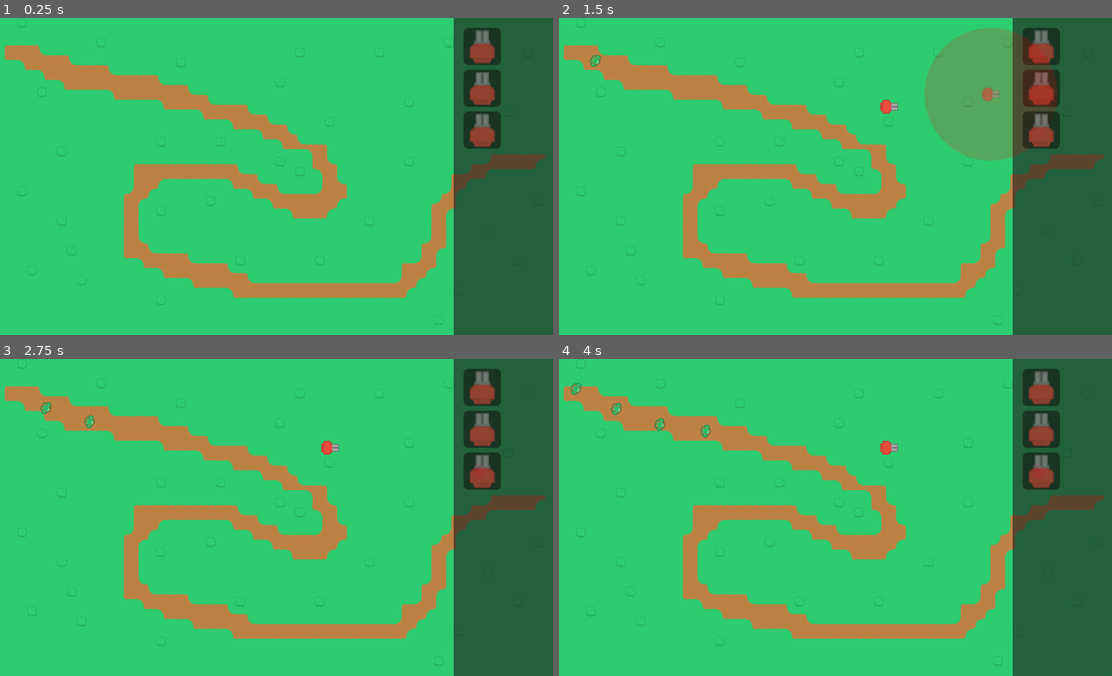
Above: before the commit, frames 1-4 (two rows, left to right).
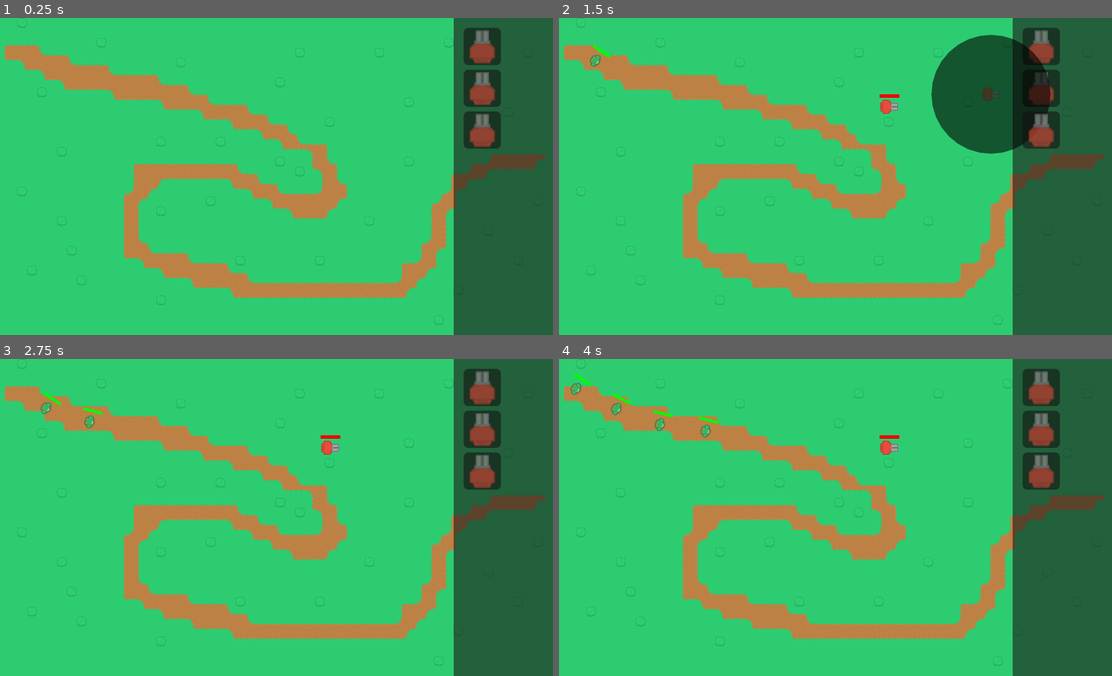
Above: after the commit, the same moments.

Repository: CodingQuests/TD-Project-Reference
Game: Godot game, scene res://main.tscn
Two runs of this game, one before a commit and one after it. Both use one fixed random seed, a clock stepped at 60 frames per second and the inputs below.
Inputs (mouse positions are in pixels of both pictures, inside the frame that each line leads up to):
- Up to frame 1 (0.25 s): no input
- Up to frame 2 (1.5 s): tap Enter at 0.5 s; drag from (1040, 46) to (890, 106) at 0.52 s; drag from (1040, 87) to (890, 106) at 1.27 s
- Up to frame 3 (2.75 s): move the mouse to (481, 469) at 2.02 s; click (481, 469) at 2.17 s
- Up to frame 4 (4 s): drag from (807, 580) to (890, 447) at 2.77 s; move the mouse to (1001, 565) at 3.52 s; click (1001, 565) at 3.67 s

The runs differ from the first frame. In frame 2, 7.6% of the frame differs, in the area x 6-91%, y 3-46%; in frame 3, 0.1%; in frame 4, 0.2%.

Commit message:
01-03 stream

Diff:
--- a/Mobs/solider_a.tscn
+++ b/Mobs/solider_a.tscn
@@ -1,9 +1,26 @@
-[gd_scene load_steps=4 format=3 uid="uid://jn2rceiqhdmc"]
+[gd_scene load_steps=7 format=3 uid="uid://jn2rceiqhdmc"]
 
 [ext_resource type="Script" path="res://Mobs/solider.gd" id="1_0wax5"]
 [ext_resource type="Texture2D" uid="uid://dbfspariweuj2" path="res://tower-defense-top-down/PNG/Default size/towerDefense_tile245.png" id="1_t12l6"]
 
 [sub_resource type="CircleShape2D" id="CircleShape2D_2nkuh"]
+
+[sub_resource type="StyleBoxFlat" id="StyleBoxFlat_5ihlb"]
+bg_color = Color(0.937255, 0, 0.00784314, 1)
+
+[sub_resource type="StyleBoxFlat" id="StyleBoxFlat_0yujj"]
+bg_color = Color(0, 1, 0, 1)
+
+[sub_resource type="GDScript" id="GDScript_lq2ab"]
+script/source = "extends ProgressBar
+
+
+func _ready():
+	self.max_value = get_parent().Health
+
+func _process(delta):
+	self.value = get_parent().Health
+"
 
 [node name="Solider A" type="CharacterBody2D"]
 scale = Vector2(3, 3)
@@ -15,3 +32,15 @@
 
 [node name="CollisionShape2D" type="CollisionShape2D" parent="."]
 shape = SubResource("CircleShape2D_2nkuh")
+
+[node name="ProgressBar" type="ProgressBar" parent="."]
+offset_left = -21.0
+offset_top = -27.0
+offset_right = 22.0
+offset_bottom = -21.0
+theme_override_styles/background = SubResource("StyleBoxFlat_5ihlb")
+theme_override_styles/fill = SubResource("StyleBoxFlat_0yujj")
+max_value = 10.0
+value = 10.0
+show_percentage = false
+script = SubResource("GDScript_lq2ab")
--- a/Stage 1.tscn
+++ b/Stage 1.tscn
@@ -2,18 +2,18 @@
 
 [ext_resource type="PackedScene" uid="uid://jn2rceiqhdmc" path="res://Mobs/solider_a.tscn" id="2_n3pc2"]
 
-[sub_resource type="Curve2D" id="Curve2D_3hul8"]
+[sub_resource type="Curve2D" id="Curve2D_gtb51"]
 _data = {
 "points": PackedVector2Array(0, 0, 0, 0, 128, 192, 0, 0, 0, 0, 320, 320, 0, 0, 0, 0, 384, 320, 0, 0, 0, 0, 512, 384, 0, …(1028 unchanged characters)…
 }
 point_count = 48
 
 [node name="Path2D" type="Path2D"]
-curve = SubResource("Curve2D_3hul8")
+curve = SubResource("Curve2D_gtb51")
 
 [node name="PathSpawner" type="PathFollow2D" parent="."]
 position = Vector2(128, 192)
-rotation = 0.587995
+rotation = 0.588003
 loop = false
 
 [node name="Solider A" parent="PathSpawner" instance=ExtResource("2_n3pc2")]
--- a/Towers/RedBullet.gd
+++ b/Towers/RedBullet.gd
@@ -6,12 +6,29 @@
 var currTargets = []
 var curr
 
+var reload = 0
+var range = 400
+
+@onready var timer = get_node("Upgrade/ProgressBar/Timer")
+var startShooting = false
 func _process(delta):
+	get_node("Upgrade/ProgressBar").global_position = self.position + Vector2(-64,-81)
 	if is_instance_valid(curr):
 		self.look_at(curr.global_position)
+		if timer.is_stopped():
+			timer.start()
 	else:
 		for i in get_node("BulletContainer").get_child_count():
 			get_node("BulletContainer").get_child(i).queue_free()
+	update_powers()
+func Shoot():
+
+	var tempBullet = Bullet.instantiate()
+	tempBullet.pathName = pathName
+	tempBullet.bulletDamage = bulletDamage
+	get_node("BulletContainer").add_child(tempBullet)
+	tempBullet.global_position = $Aim.global_position
+
 
 func _on_tower_body_entered(body):
 	if "Solider A" in body.name:
@@ -32,13 +49,51 @@
 		curr = currTarget
 		pathName = currTarget.get_parent().name
 
-		var tempBullet = Bullet.instantiate()
-		tempBullet.pathName = pathName
-		tempBullet.bulletDamage = bulletDamage
-		get_node("BulletContainer").add_child(tempBullet)
-		tempBullet.global_position = $Aim.global_position
-
-		#await get_tree().create_timer(1).timeout
-
 func _on_tower_body_exited(body):
 	currTargets = get_node("Tower").get_overlapping_bodies()
+
+
+
+
+func _on_input_event(viewport, event, shape_idx):
+	if event is InputEventMouseButton and event.button_mask == 1:
+		var towerPath = get_tree().get_root().get_node("Main/Towers")
+		for i in towerPath.get_child_count():
+			if towerPath.get_child(i).name != self.name:
+				towerPath.get_child(i).get_node("Upgrade/Upgrade").hide()
+		get_node("Upgrade/Upgrade").visible = !get_node("Upgrade/Upgrade").visible
+		get_node("Upgrade/Upgrade").global_position = self.position + Vector2(-572,81)
+
+
+func _on_range_pressed():
+	range += 30
+
+func _on_attack_speed_pressed():
+	if reload <= 2:
+
+		reload += 0.1
+	timer.wait_time = 3 - reload
+	print(reload)
+
+func _on_power_pressed():
+	bulletDamage += 1
+
+
+func _on_timer_timeout():
+	Shoot()
+
+
+func _on_range_mouse_entered():
+	get_node("Tower/CollisionShape2D").show()
+
+
+func _on_range_mouse_exited():
+	get_node("Tower/CollisionShape2D").hide()
+
+
+func update_powers():
+	get_node("Upgrade/Upgrade/HBoxContainer/Range/Label").text = str(range)
+	get_node("Upgrade/Upgrade/HBoxContainer/AttackSpeed/Label").text = str(3 - reload)
+	get_node("Upgrade/Upgrade/HBoxContainer/Power/Label").text = str(bulletDamage)
+
+	get_node("Tower/CollisionShape2D").shape.radius = range
--- a/Towers/RedBullet.tscn
+++ b/Towers/RedBullet.tscn
@@ -1,24 +1,112 @@
-[gd_scene load_steps=6 format=3 uid="uid://cxmourwhy2hg6"]
+[gd_scene load_steps=18 format=3 uid="uid://cxmourwhy2hg6"]
 
 [ext_resource type="Script" path="res://Towers/RedBullet.gd" id="1_80d8d"]
 [ext_resource type="Texture2D" uid="uid://c2mklvxtr2guy" path="res://tower-defense-top-down/PNG/Default size/towerDefense_tile250.png" id="1_s1hbh"]
-
-[sub_resource type="RectangleShape2D" id="RectangleShape2D_7q8hk"]
+[ext_resource type="Texture2D" uid="uid://c31o30053b18e" path="res://tower-defense-top-down/PNG/Default size/towerDefense_tile110.png" id="3_dij3n"]
+[ext_resource type="Texture2D" uid="uid://ddv7aga2ackrn" path="res://tower-defense-top-down/PNG/Default size/towerDefense_tile297.png" id="4_72tkk"]
+[ext_resource type="Texture2D" uid="uid://ejml0b6ac3kx" path="res://tower-defense-top-down/PNG/Default size/towerDefense_tile296.png" id="5_pjxk6"]
+
+[sub_resource type="RectangleShape2D" id="RectangleShape2D_5ib3q"]
 size = Vector2(87, 79)
 
-[sub_resource type="CircleShape2D" id="CircleShape2D_dlhbl"]
-radius = 448.0
-
-[sub_resource type="StyleBoxFlat" id="StyleBoxFlat_dqb46"]
+[sub_resource type="CircleShape2D" id="CircleShape2D_l4ifp"]
+radius = 400.0
+
+[sub_resource type="GDScript" id="GDScript_1itng"]
+script/source = "extends CollisionShape2D
+
+
+func _ready():
+	hide()
+
+
+func _draw():
+	var cen = Vector2(0,0)
+	var rad =  get_parent().get_parent().range
+	var col = Color(1,0,0)
+	draw_circle(cen, rad, col)
+"
+
+[sub_resource type="StyleBoxFlat" id="StyleBoxFlat_blh2i"]
 bg_color = Color(1, 0, 0, 1)
 corner_radius_top_left = 450
 corner_radius_top_right = 450
 corner_radius_bottom_right = 450
 corner_radius_bottom_left = 450
 
+[sub_resource type="StyleBoxFlat" id="StyleBoxFlat_ixh74"]
+bg_color = Color(0.129412, 0.137255, 0.141176, 0.894118)
+border_width_left = 5
+border_width_top = 5
+border_width_right = 5
+border_width_bottom = 5
+border_color = Color(0.192157, 0.396078, 0.858824, 1)
+border_blend = true
+corner_radius_top_left = 15
+corner_radius_top_right = 15
+corner_radius_bottom_right = 15
+corner_radius_bottom_left = 15
+
+[sub_resource type="StyleBoxFlat" id="StyleBoxFlat_lckol"]
+bg_color = Color(0.113725, 0.678431, 0.72549, 1)
+border_width_left = 15
+border_width_top = 15
+border_width_right = 15
+border_width_bottom = 15
+border_color = Color(0.6, 0.831373, 1, 1)
+border_blend = true
+corner_radius_top_left = 15
+corner_radius_top_right = 15
+corner_radius_bottom_right = 15
+corner_radius_bottom_left = 15
+
+[sub_resource type="StyleBoxFlat" id="StyleBoxFlat_mrn1m"]
+bg_color = Color(0, 0.631373, 0.972549, 1)
+border_width_left = 15
+border_width_top = 15
+border_width_right = 15
+border_width_bottom = 15
+border_color = Color(0, 0.901961, 0.980392, 1)
+border_blend = true
+corner_radius_top_left = 15
+corner_radius_top_right = 15
+corner_radius_bottom_right = 15
+corner_radius_bottom_left = 15
+
+[sub_resource type="StyleBoxFlat" id="StyleBoxFlat_pb4ee"]
+bg_color = Color(0.956863, 0.0431373, 0.054902, 1)
+border_width_left = 15
+border_width_top = 15
+border_width_right = 15
+border_width_bottom = 15
+border_color = Color(0.635294, 0, 0.0352941, 1)
+border_blend = true
+corner_radius_top_left = 15
+corner_radius_top_right = 15
+corner_radius_bottom_right = 15
+corner_radius_bottom_left = 15
+
+[sub_resource type="StyleBoxEmpty" id="StyleBoxEmpty_6e3hi"]
+
+[sub_resource type="StyleBoxFlat" id="StyleBoxFlat_syreg"]
+bg_color = Color(0.937255, 0, 0.00784314, 1)
+
+[sub_resource type="StyleBoxFlat" id="StyleBoxFlat_uijlm"]
+bg_color = Color(0, 1, 0, 1)
+
+[sub_resource type="GDScript" id="GDScript_mwpr1"]
+script/source = "extends ProgressBar
+
+
+func _process(delta):
+	self.max_value = get_node(\"Timer\").wait_time
+	self.value = get_node(\"Timer\").time_left
+"
+
 [node name="RedBulletTower" type="StaticBody2D"]
 collision_layer = 2
 collision_mask = 2
+input_pickable = true
 script = ExtResource("1_80d8d")
 
 [node name="Aim" type="Marker2D" parent="."]
@@ -38,18 +126,119 @@
 metadata/_edit_lock_ = true
 
 [node name="CollisionShape2D" type="CollisionShape2D" parent="Tower"]
-shape = SubResource("CircleShape2D_dlhbl")
+modulate = Color(0, 1, 0.0666667, 0.298039)
+shape = SubResource("CircleShape2D_l4ifp")
+script = SubResource("GDScript_1itng")
 metadata/_edit_lock_ = true
 
 [node name="BulletContainer" type="Node" parent="."]
 
 [node name="Area" type="Panel" parent="."]
-modulate = Color(1, 1, 1, 0.309804)
-offset_left = -448.0
-offset_top = -448.0
-offset_right = 448.0
-offset_bottom = 448.0
-theme_override_styles/panel = SubResource("StyleBoxFlat_dqb46")
-
+modulate = Color(0, 1, 0, 0.309804)
+offset_left = -400.0
+offset_top = -400.0
+offset_right = 400.0
+offset_bottom = 400.0
+theme_override_styles/panel = SubResource("StyleBoxFlat_blh2i")
+
+[node name="Upgrade" type="Node" parent="."]
+
+[node name="Upgrade" type="Panel" parent="Upgrade"]
+visible = false
+offset_left = -572.0
+offset_top = 81.0
+offset_right = 4.0
+offset_bottom = 273.0
+scale = Vector2(2, 2)
+theme_override_styles/panel = SubResource("StyleBoxFlat_ixh74")
+
+[node name="HBoxContainer" type="HBoxContainer" parent="Upgrade/Upgrade"]
+offset_left = 43.0
+offset_top = 33.0
+offset_right = 523.0
+offset_bottom = 153.0
+theme_override_constants/separation = 60
+
+[node name="Range" type="Button" parent="Upgrade/Upgrade/HBoxContainer"]
+custom_minimum_size = Vector2(125, 125)
+theme_override_styles/normal = SubResource("StyleBoxFlat_lckol")
+theme_override_styles/hover = SubResource("StyleBoxFlat_mrn1m")
+theme_override_styles/pressed = SubResource("StyleBoxFlat_pb4ee")
+theme_override_styles/focus = SubResource("StyleBoxEmpty_6e3hi")
+
+[node name="TowerDefenseTile110" type="Sprite2D" parent="Upgrade/Upgrade/HBoxContainer/Range"]
+position = Vector2(63.119, 62.183)
+texture = ExtResource("3_dij3n")
+
+[node name="Label" type="Label" parent="Upgrade/Upgrade/HBoxContainer/Range"]
+offset_left = 5.0
+offset_top = 127.0
+offset_right = 121.0
+offset_bottom = 153.0
+text = "100"
+horizontal_alignment = 1
+vertical_alignment = 1
+
+[node name="AttackSpeed" type="Button" parent="Upgrade/Upgrade/HBoxContainer"]
+custom_minimum_size = Vector2(125, 125)
+theme_override_styles/normal = SubResource("StyleBoxFlat_lckol")
+theme_override_styles/hover = SubResource("StyleBoxFlat_mrn1m")
+theme_override_styles/pressed = SubResource("StyleBoxFlat_pb4ee")
+theme_override_styles/focus = SubResource("StyleBoxEmpty_6e3hi")
+
+[node name="TowerDefenseTile297" type="Sprite2D" parent="Upgrade/Upgrade/HBoxContainer/AttackSpeed"]
+position = Vector2(63.119, 62.183)
+texture = ExtResource("4_72tkk")
+
+[node name="Label" type="Label" parent="Upgrade/Upgrade/HBoxContainer/AttackSpeed"]
+offset_left = 6.0
+offset_top = 127.0
+offset_right = 122.0
+offset_bottom = 153.0
+text = "100"
+horizontal_alignment = 1
+vertical_alignment = 1
+
+[node name="Power" type="Button" parent="Upgrade/Upgrade/HBoxContainer"]
+custom_minimum_size = Vector2(125, 125)
+theme_override_styles/normal = SubResource("StyleBoxFlat_lckol")
+theme_override_styles/hover = SubResource("StyleBoxFlat_mrn1m")
+theme_override_styles/pressed = SubResource("StyleBoxFlat_pb4ee")
+theme_override_styles/focus = SubResource("StyleBoxEmpty_6e3hi")
+
+[node name="TowerDefenseTile296" type="Sprite2D" parent="Upgrade/Upgrade/HBoxContainer/Power"]
+position = Vector2(63.119, 62.183)
+texture = ExtResource("5_pjxk6")
+
+[node name="Label" type="Label" parent="Upgrade/Upgrade/HBoxContainer/Power"]
+offset_left = 6.0
+offset_top = 124.0
+offset_right = 122.0
+offset_bottom = 150.0
+text = "100"
+horizontal_alignment = 1
+vertical_alignment = 1
+
+[node name="ProgressBar" type="ProgressBar" parent="Upgrade"]
+offset_left = -64.0
+offset_top = -81.0
+offset_right = 64.0
+offset_bottom = -58.0
+theme_override_styles/background = SubResource("StyleBoxFlat_syreg")
+theme_override_styles/fill = SubResource("StyleBoxFlat_uijlm")
+value = 10.0
+show_percentage = false
+script = SubResource("GDScript_mwpr1")
+
+[node name="Timer" type="Timer" parent="Upgrade/ProgressBar"]
+wait_time = 3.0
+
+[connection signal="input_event" from="." to="." method="_on_input_event"]
 [connection signal="body_entered" from="Tower" to="." method="_on_tower_body_entered"]
 [connection signal="body_exited" from="Tower" to="." method="_on_tower_body_exited"]
+[connection signal="mouse_entered" from="Upgrade/Upgrade/HBoxContainer/Range" to="." method="_on_range_mouse_entered"]
+[connection signal="mouse_exited" from="Upgrade/Upgrade/HBoxContainer/Range" to="." method="_on_range_mouse_exited"]
+[connection signal="pressed" from="Upgrade/Upgrade/HBoxContainer/Range" to="." method="_on_range_pressed"]
+[connection signal="pressed" from="Upgrade/Upgrade/HBoxContainer/AttackSpeed" to="." method="_on_attack_speed_pressed"]
+[connection signal="pressed" from="Upgrade/Upgrade/HBoxContainer/Power" to="." method="_on_power_pressed"]
+[connection signal="timeout" from="Upgrade/ProgressBar/Timer" to="." method="_on_timer_timeout"]
--- a/Towers/RedTowerPanel.gd
+++ b/Towers/RedTowerPanel.gd
@@ -1,24 +1,47 @@
 extends Panel
 
 @onready var tower = preload("res://Towers/RedBullet.tscn")
+var currTile
 
 func _on_gui_input(event):
+	var tempTower = tower.instantiate()
 	if event is InputEventMouseButton and event.button_mask == 1:
-		var tempTower = tower.instantiate()
+
 		add_child(tempTower)
 		tempTower.global_position = event.global_position
 		tempTower.process_mode = Node.PROCESS_MODE_DISABLED
-	if event is InputEventMouseMotion and event.button_mask == 1:
+
+		tempTower.scale = Vector2(0.32,0.32)
+
+	elif event is InputEventMouseMotion and event.button_mask == 1:
 		#button left down and dragging
-		get_child(1).global_position = event.global_position
-		get_child(1).scale = Vector2(0.32,0.32)
-	if event is InputEventMouseButton and event.button_mask == 0:
+		if get_child_count() > 1:
+
+			get_child(1).global_position = event.global_position
+			#Check if on Dirt Tile.
+			var mapPath = get_tree().get_root().get_node("Main/TileMap")
+			var tile = mapPath.local_to_map(get_global_mouse_position())
+			currTile = mapPath.get_cell_atlas_coords(0, tile, false)
+
+			if (currTile == Vector2i(4,5)):
+				get_child(1).get_node("Area").modulate = Color(0,255,0)
+			else:
+				get_child(1).get_node("Area").modulate = Color(255,255,255)
+	elif event is InputEventMouseButton and event.button_mask == 0:
 		#button left release
-		get_child(1).queue_free()
-		print(event.global_position)
-		var tempTower = tower.instantiate()
-		var path = get_tree().get_root().get_node("Main/Towers")
+		if event.global_position.x >= 2944:
+			if get_child_count() > 1:
+				get_child(1).queue_free()
+		else:
+			#check for valid tile:
+			if get_child_count() > 1:
+				get_child(1).queue_free()
+			if currTile == Vector2i(4,5):
+				var path = get_tree().get_root().get_node("Main/Towers")
 
-		path.add_child(tempTower)
-		tempTower.global_position = event.global_position
-		tempTower.get_node("Area").hide()
+				path.add_child(tempTower)
+				tempTower.global_position = event.global_position
+				tempTower.get_node("Area").hide()
+	else:
+		if get_child_count() > 1:
+			get_child(1).queue_free()
--- a/ui.gd
+++ b/ui.gd
@@ -1,11 +1 @@
 extends CanvasLayer
-
-
-# Called when the node enters the scene tree for the first time.
-func _ready():
-	pass # Replace with function body.
-
-
-# Called every frame. 'delta' is the elapsed time since the previous frame.
-func _process(delta):
-	pass
--- a/ui.tscn
+++ b/ui.tscn
@@ -11,22 +11,22 @@
 offset_right = 3584.0
 offset_bottom = 2048.0
 
-[node name="TowerContainer" type="VFlowContainer" parent="."]
-offset_left = 3008.0
+[node name="TowerContainer" type="VFlowContainer" parent="Panel"]
+offset_left = 64.0
 offset_top = 64.0
-offset_right = 3179.0
+offset_right = 235.0
 offset_bottom = 704.0
 scale = Vector2(3, 3)
 theme_override_constants/h_separation = 10
 theme_override_constants/v_separation = 10
 
-[node name="RedTowerPanel" parent="TowerContainer" instance=ExtResource("2_5wnq8")]
+[node name="RedTowerPanel" parent="Panel/TowerContainer" instance=ExtResource("2_5wnq8")]
 offset_bottom = 80.0
 
-[node name="RedTowerPanel2" parent="TowerContainer" instance=ExtResource("2_5wnq8")]
+[node name="RedTowerPanel2" parent="Panel/TowerContainer" instance=ExtResource("2_5wnq8")]
 offset_top = 90.0
 offset_bottom = 170.0
 
-[node name="RedTowerPanel3" parent="TowerContainer" instance=ExtResource("2_5wnq8")]
+[node name="RedTowerPanel3" parent="Panel/TowerContainer" instance=ExtResource("2_5wnq8")]
 offset_top = 180.0
 offset_bottom = 260.0
Not shown: 3 places in Towers/Bullet.tscn that only renumber resources
Not shown: 1 places in Towers/RedBullet.tscn that only renumber resources
